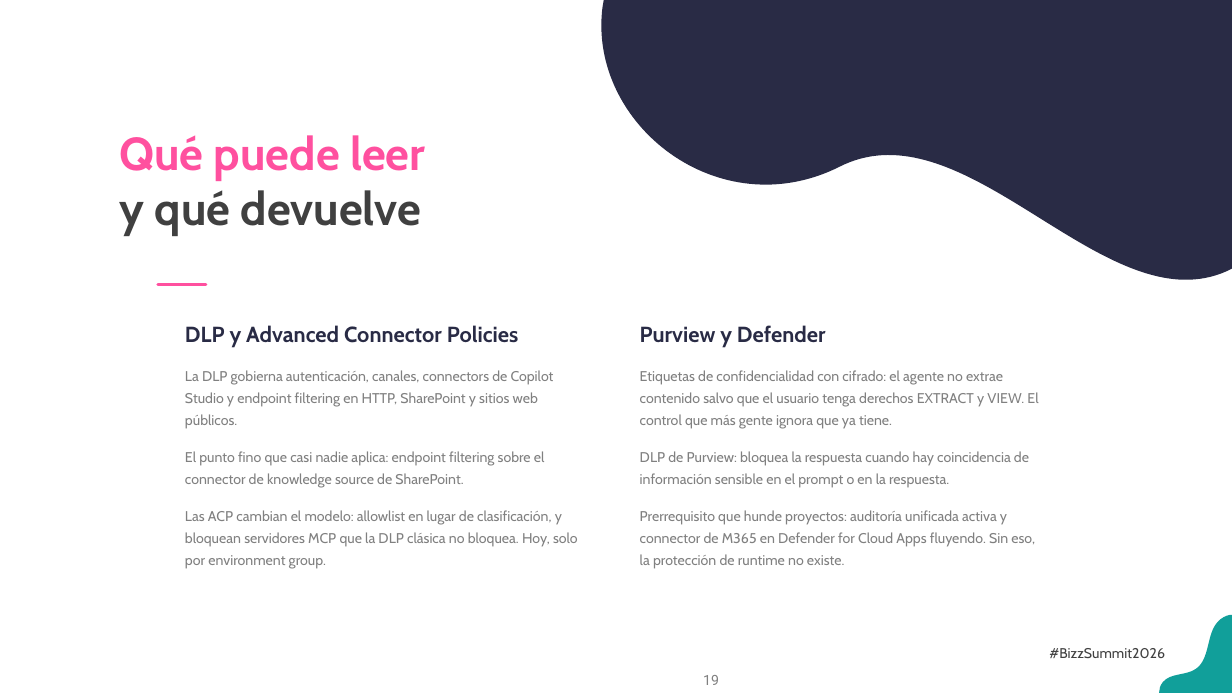
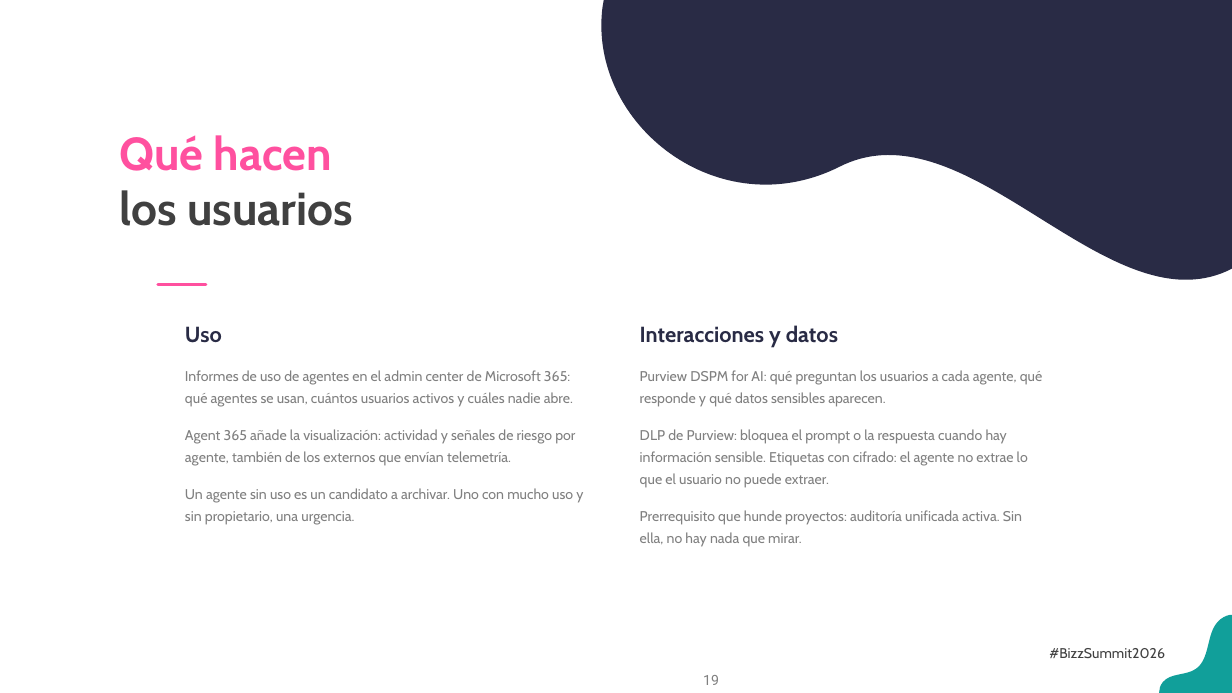
Before and after one commit to antoniosql/materiales-sesiones, a slide deck: slide 19 of BizzSummit/2026/01_trabajo/BizzSummit2026_De_la_jungla_al_control_plane.pptx. Drawn at 1232x693 pixels with LibreOffice and Linux fonts; fonts in the diff are those of the drawing; background and template pictures are left out. Boxes give left, top, right and bottom in pixels: in the first picture for what was removed or moved away, otherwise in the second. Text is boxed around its words. In the diff, an @@ line names an element or a change of style, - is before the commit and + after.

```diff
--- a/BizzSummit/2026/01_trabajo/BizzSummit2026_De_la_jungla_al_control_plane.pptx
+++ b/BizzSummit/2026/01_trabajo/BizzSummit2026_De_la_jungla_al_control_plane.pptx
@@ text at bbox=[119, 135, 353, 226]: text changed; text colour #FF509F to #404040 @@
-Qué puede leer
-y qué devuelve
+Qué hacen
+los usuarios
@@ text at bbox=[185, 326, 583, 525]: text changed @@
-DLP y Advanced Connector Policies
-La DLP gobierna autenticación, canales, connectors de Copilot Studio y endpoint filtering en HTTP, SharePoint y sitios web públicos.
-El punto fino que casi nadie aplica: endpoint filtering sobre el connector de knowledge source de SharePoint.
-Las ACP cambian el modelo: allowlist en lugar de clasificación, y bloquean servidores MCP que la DLP clásica no bloquea. Hoy, solo por environment group.
+Uso
+Informes de uso de agentes en el admin center de Microsoft 365: qué agentes se usan, cuántos usuarios activos y cuáles nadie abre.
+Agent 365 añade la visualización: actividad y señales de riesgo por agente, también de los externos que envían telemetría.
+Un agente sin uso es un candidato a archivar. Uno con mucho uso y sin propietario, una urgencia.
@@ text at bbox=[640, 325, 1043, 547]: text changed @@
-Purview y Defender
-Etiquetas de confidencialidad con cifrado: el agente no extrae contenido salvo que el usuario tenga derechos EXTRACT y VIEW. El control que más gente ignora que ya tiene.
-DLP de Purview: bloquea la respuesta cuando hay coincidencia de información sensible en el prompt o en la respuesta.
-Prerrequisito que hunde proyectos: auditoría unificada activa y connector de M365 en Defender for Cloud Apps fluyendo. Sin eso, la protección de runtime no existe.
+Interacciones y datos
+Purview DSPM for AI: qué preguntan los usuarios a cada agente, qué responde y qué datos sensibles aparecen.
+DLP de Purview: bloquea el prompt o la respuesta cuando hay información sensible. Etiquetas con cifrado: el agente no extrae lo que el usuario no puede extraer.
+Prerrequisito que hunde proyectos: auditoría unificada activa. Sin ella, no hay nada que mirar.
```
Also in this commit, not shown: 20 other slides changed, 13 other files.
